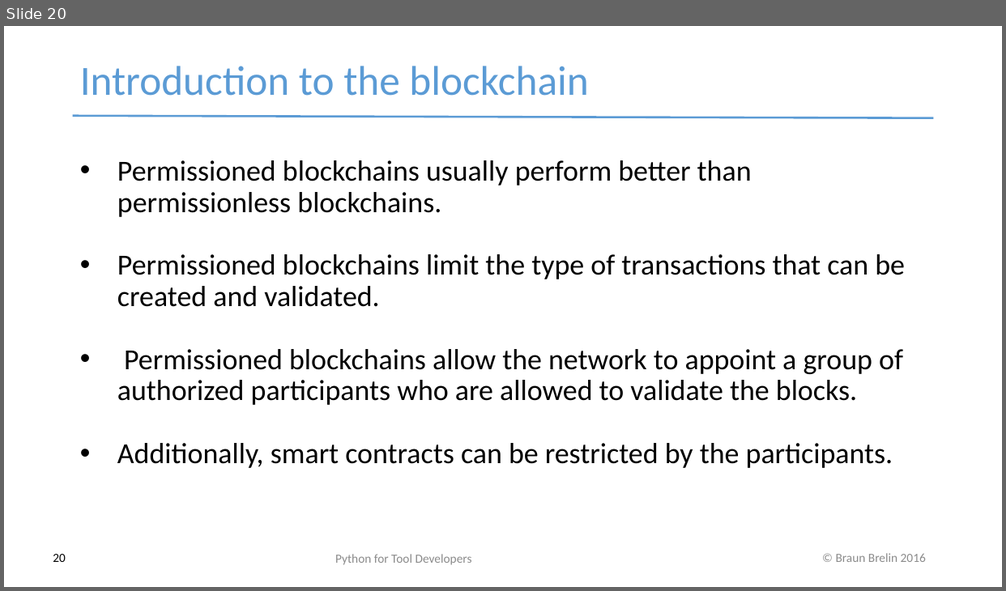
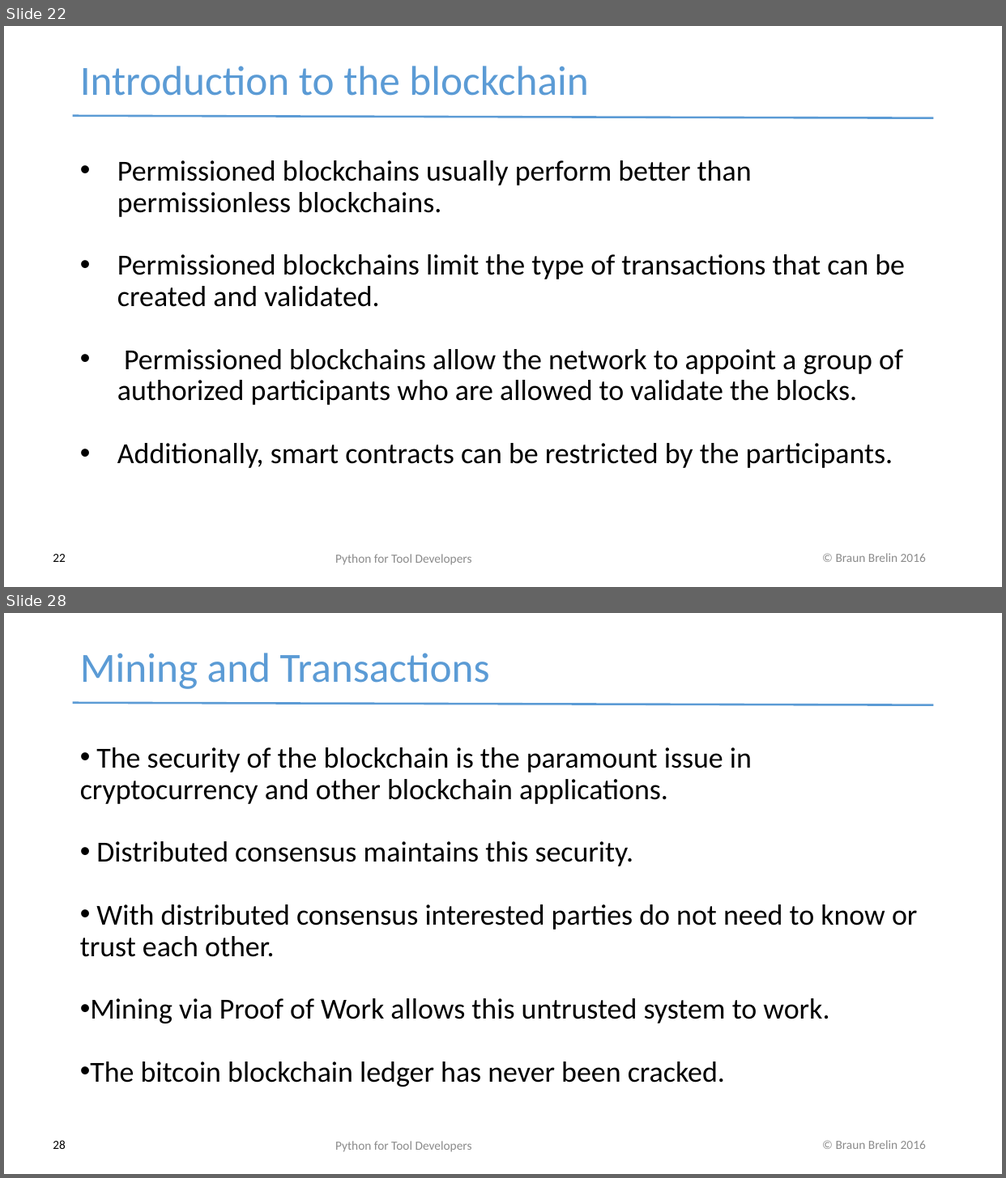
Before and after one commit to redmage123/btc-introductory-workshop, a slide deck: docs/Blockchain workshop v0.1.pptx. Shown one above the other, each under a label of ours: slide 20 before the commit, slides 22 and 28 after it; the slides between them are not shown. The pictures are 1006x591 and 1006x1178 pixels, drawn with LibreOffice and Linux fonts; fonts in the diff are those of the drawing. Boxes give left, top, right and bottom in pixels: in the first picture for what was removed or moved away, otherwise in the second. Text is boxed around its words. In the diff, an @@ line names an element or a change of style, - is before the commit and + after.

```diff
--- a/docs/Blockchain workshop v0.1.pptx
+++ b/docs/Blockchain workshop v0.1.pptx
@@ slide 28 added at [4,613,1002,1174], background #FFFFFF; not listed: 2 template elements that a slide beside it also shows @@
@@ text added at [80,653,490,689], 40 pt, text #5B9BD5 @@
+Mining and Transactions
@@ text added at [80,747,917,1087], 28 pt, text #000000 @@
+• The security of the blockchain is the paramount issue in cryptocurrency and other blockchain applications.
+• Distributed consensus maintains this security.
+• With distributed consensus interested parties do not need to know or trust each other.
+• Mining via Proof of Work allows this untrusted system to work.
+• The bitcoin blockchain ledger has never been cracked.
@@ page number added at [53,1140,66,1149], 12 pt, text #000000 @@
+28
@@ text added at [335,1141,472,1152], 12 pt, text #8B8B8B @@
+Python for Tool Developers
@@ what was slide 20 is now slide 22 @@
@@ page number at [53,554,66,562]: text changed @@
-20
+22
```
Also in this commit, not shown: 3 slides changed, 12 other slides added, 21 slides removed, 4 other files.
